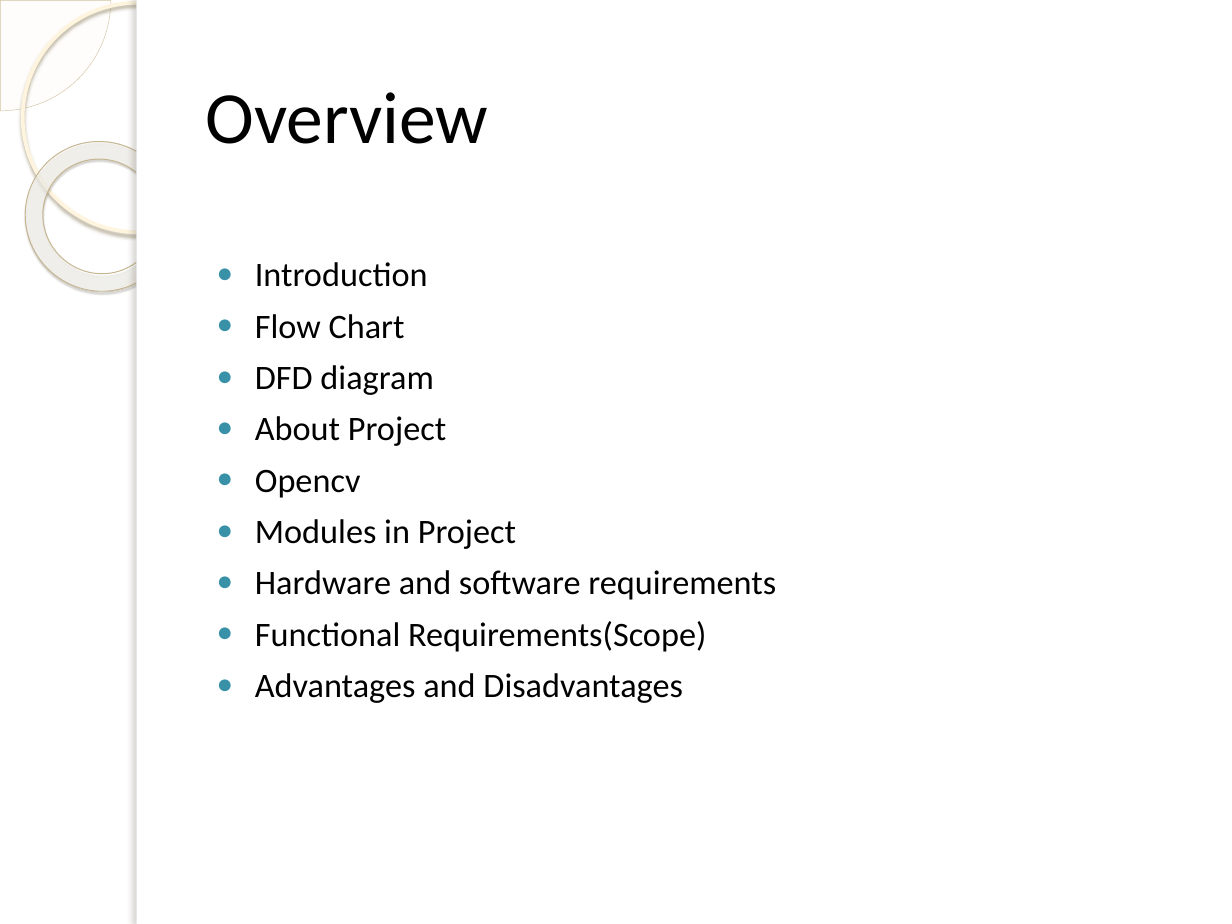
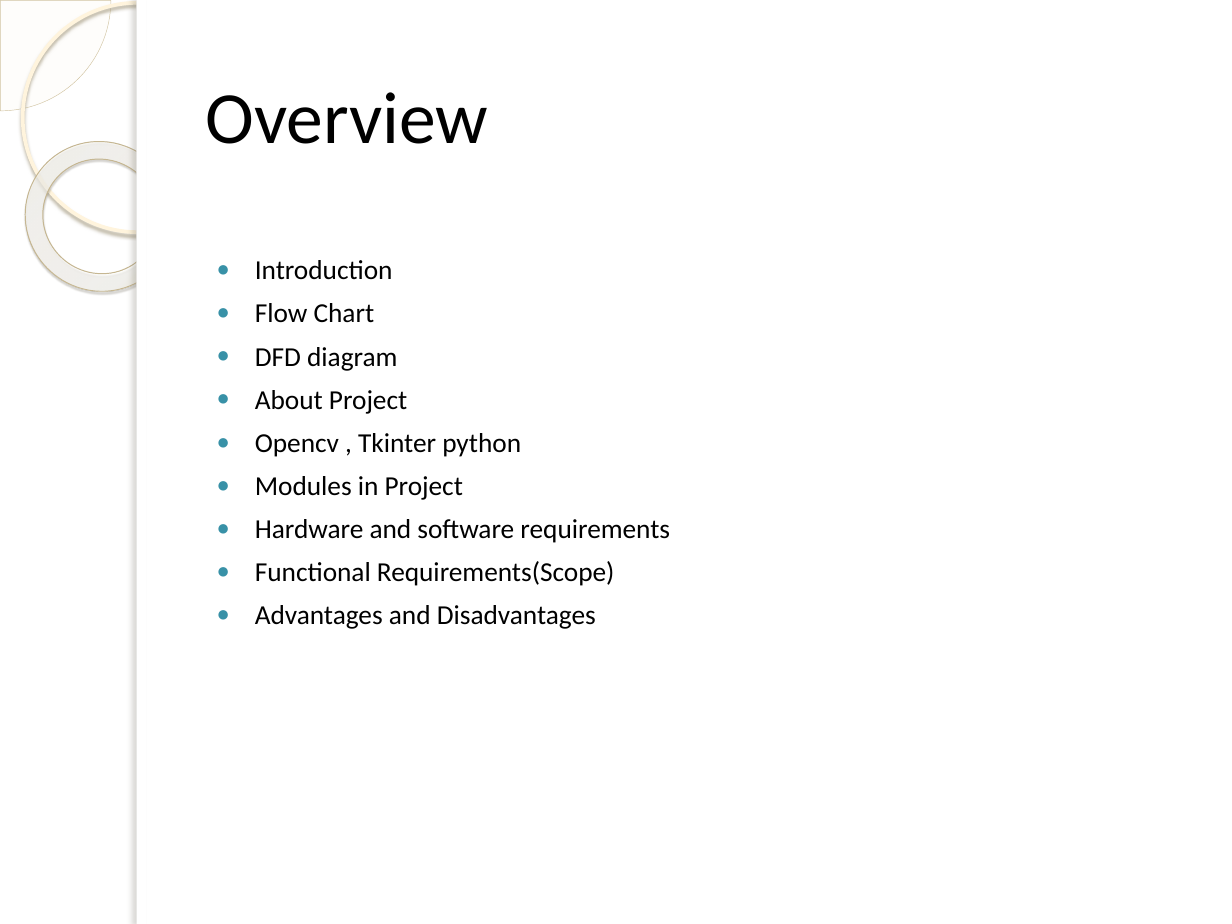
Before and after one commit to krushnal111/SGP-Final-Semester, a slide deck: slide 2 of SMART CCTV.pptx. Drawn at 1232x924 pixels with LibreOffice and Linux fonts; fonts in the diff are those of the drawing; background and template pictures are left out. Boxes give left, top, right and bottom in pixels: in the first picture for what was removed or moved away, otherwise in the second. Text is boxed around its words. In the diff, an @@ line names an element or a change of style, - is before the commit and + after.

```diff
--- a/SMART CCTV.pptx
+++ b/SMART CCTV.pptx
@@ text at bbox=[255, 260, 670, 629]: size 20 to 16 pt in "Introduction", "Flow Chart", "DFD diagram", "About Project" and 4 more places @@
@@ text at bbox=[255, 433, 521, 457]: text changed; size 20 to 16 pt @@
-● Opencv
+● Opencv , Tkinter python
```
Also in this commit, not shown: 5 other slides changed, 2 slides added, 2 slides removed.
